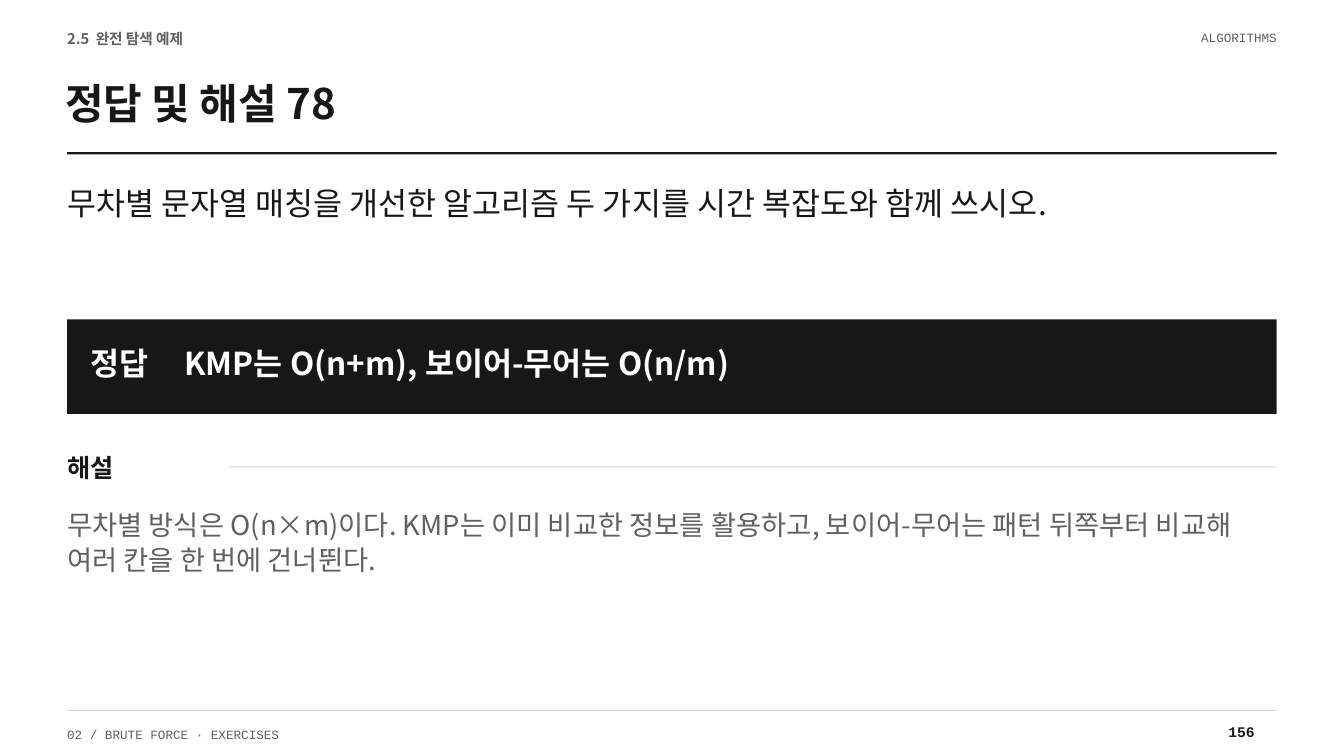
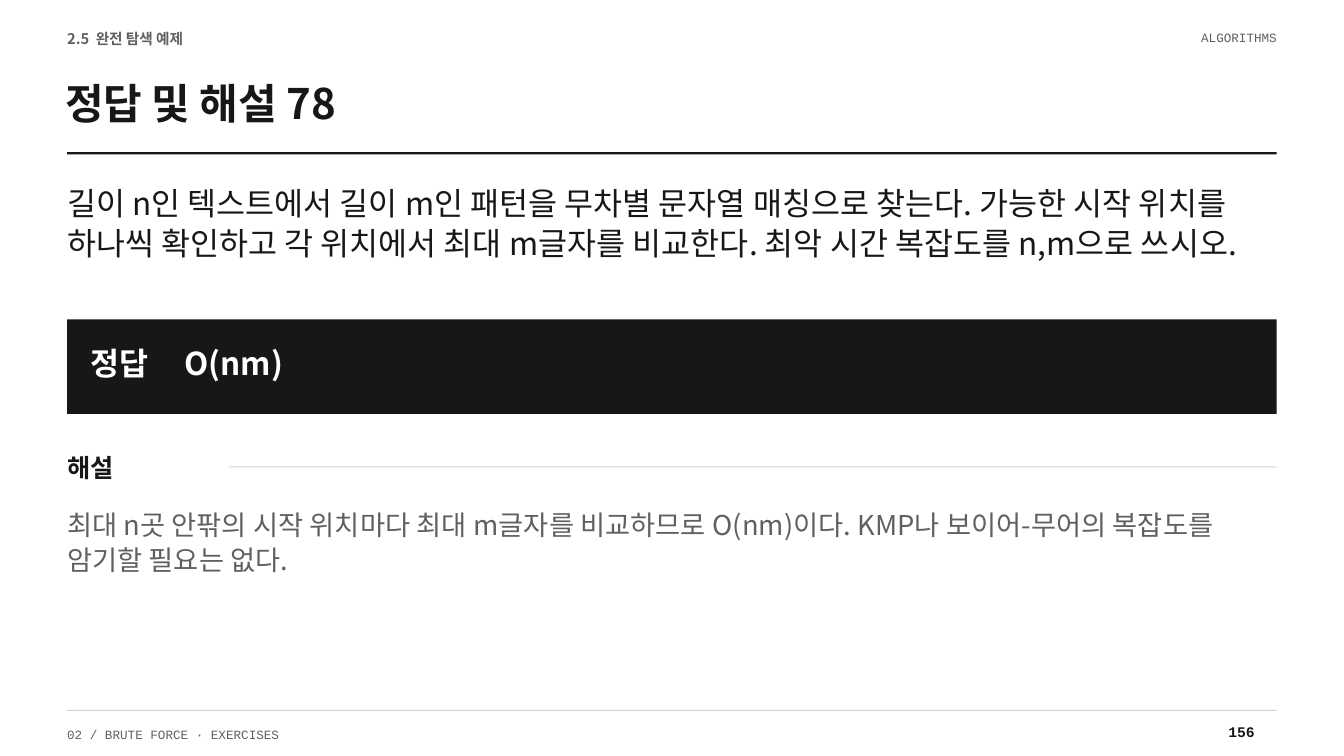
Before and after one commit to Sangdon-Park/Sangdon-Park.github.io, a slide deck: slide 156 of data/알고리즘/2장_연습문제_100문항_수업용.pptx. Drawn at 1344x756 pixels with LibreOffice and Linux fonts; fonts in the diff are those of the drawing. Boxes give left, top, right and bottom in pixels: in the first picture for what was removed or moved away, otherwise in the second. Text is boxed around its words. In the diff, an @@ line names an element or a change of style, - is before the commit and + after.

```diff
--- a/data/알고리즘/2장_연습문제_100문항_수업용.pptx
+++ b/data/알고리즘/2장_연습문제_100문항_수업용.pptx
@@ text at [67, 188, 1237, 261]: text changed @@
-무차별 문자열 매칭을 개선한 알고리즘 두 가지를 시간 복잡도와 함께 쓰시오.
+길이 n인 텍스트에서 길이 m인 패턴을 무차별 문자열 매칭으로 찾는다. 가능한 시작 위치를 하나씩 확인하고 각 위치에서 최대 m글자를 비교한다. 최악 시간 복잡도를 n,m으로 쓰시오.
@@ text in rectangle at [90, 348, 283, 382]: text changed @@
-정답 KMP는 O(n+m), 보이어-무어는 O(n/m)
+정답 O(nm)
@@ text at [67, 512, 1214, 572]: text changed @@
-무차별 방식은 O(n×m)이다. KMP는 이미 비교한 정보를 활용하고, 보이어-무어는 패턴 뒤쪽부터 비교해 여러 칸을 한 번에 건너뛴다.
+최대 n곳 안팎의 시작 위치마다 최대 m글자를 비교하므로 O(nm)이다. KMP나 보이어-무어의 복잡도를 암기할 필요는 없다.
```
Also in this commit, not shown: 19 other slides changed, 11 other files.
